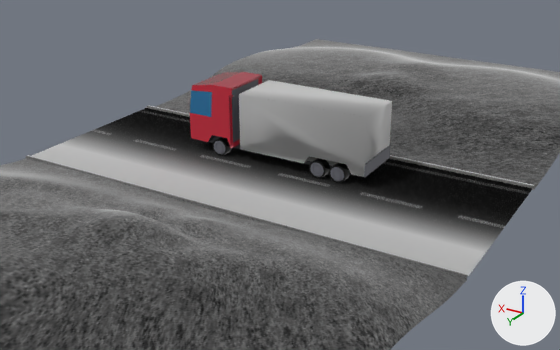
An edit to the Blender file models/kamion.blend, drawn before and after from the same camera.
Rendered twice from a 50 mm camera at (-12.74, 22.13, 10.23) aimed at (-0.62, 1.91, 0.13). Arrows for +X, +Y and +Z are at lower right; the lights stay in place.

The older version as bpy lines, for what is in view:
```python
me_kamion_002 = bpy.data.meshes.new('kamion.002')
me_kamion_002.from_pydata(...)  # 28 vertices, 18 faces; spans x -3.43..1.31, y -0.97..0.96, z -0.88..1.12
me_kamion_002.polygons.foreach_set('use_smooth', [True] * 18)
me_kamion_002.materials.append(mat_naklad)
me_kamion_005 = bpy.data.meshes.new('kamion.005')
me_kamion_005.from_pydata(...)  # 431 vertices, 322 faces, 4 loose edges; spans x -3.47..3.47, y -0.97..1.04, z -1.03..1.27
me_kamion_005.materials.append(mat_kamion_001)
me_plane_001 = bpy.data.meshes.new('Plane.001')
me_plane_001.from_pydata(...)  # 2178 vertices, 2048 faces; spans x -1.0..1.0, y -3.9..1.0, z 0.0..1.85
me_plane_001.polygons.foreach_set('use_smooth', [True] * 2048)
me_plane_001.materials.append(mat_terrain)
ob_kamion = bpy.data.objects.new('kamion', me_kamion_005)
ob_kamion.location = (0.09, 0.29, 1.29)
ob_kamion_naklad = bpy.data.objects.new('kamion_naklad', me_kamion_002)
ob_kamion_naklad.location = (0.09, 0.29, 1.29)
ob_kamion_terrain = bpy.data.objects.new('kamion_terrain', me_plane_001)
ob_kamion_terrain.location = (0.0, 12.29, -0.11)
ob_kamion_terrain.scale = (8.0, 7.38, 1.0)
ob_kamion_terrain.visible_diffuse = False
ob_kamion_terrain.visible_glossy = False
ob_kamion_terrain.visible_shadow = False
# also in view: 'kamion_kolesa_predne.002' at (-1.66, 0.28, 0.32); 'kamion_cesta' at (0.0, 1.61, -0.02)
```
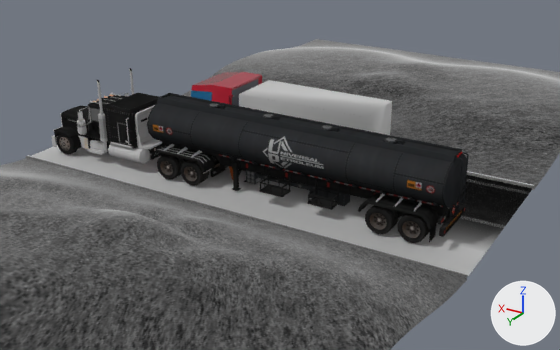
Edits to the bpy script that builds the scene:
```text
Add ob_ogre_kolesa_007:
    ob_ogre_kolesa_007 = bpy.data.objects.new('ogre_kolesa.007', me_drawcall_0847_005)  # 2152 vertices, 1080 faces; spans x -1.28..1.28, y -0.59..0.58, z -0.59..0.59; in mat_kolesa_zadne_001 (picture img_kolesa_zadne_001)
    ob_ogre_kolesa_007.location = (1.48, 3.11, 0.47)
    ob_ogre_kolesa_007.rotation_euler = (1.571, 0.0, 1.57)  # degrees (90, 0, 90)
    ob_ogre_kolesa_007.scale = (0.698, 0.698, 0.698)
Add ob_ogre_kolesa_003:
    ob_ogre_kolesa_003 = bpy.data.objects.new('ogre_kolesa.003', me_drawcall_0818_005)  # 1518 vertices, 828 faces; spans x -1.32..1.32, y -0.58..0.58, z -0.59..0.59; in mat_kolesa_single_003 (picture img_kolesa_single_003), mat_kolesa_single_002 (picture img_kolesa_single_002)
    ob_ogre_kolesa_003.location = (6.92, 3.2, 0.45)
    ob_ogre_kolesa_003.rotation_euler = (1.571, 0.0, 1.57)  # degrees (90, 0, 90)
    ob_ogre_kolesa_003.scale = (0.698, 0.698, 0.698)
Add ob_ogre_kolesa_002:
    ob_ogre_kolesa_002 = bpy.data.objects.new('ogre_kolesa.002', me_drawcall_0847_005)  # 2152 vertices, 1080 faces; spans x -1.28..1.28, y -0.59..0.58, z -0.59..0.59; in mat_kolesa_zadne_001 (picture img_kolesa_zadne_001)
    ob_ogre_kolesa_002.location = (2.44, 3.11, 0.47)
    ob_ogre_kolesa_002.rotation_euler = (1.571, 0.0, 1.57)  # degrees (90, 0, 90)
    ob_ogre_kolesa_002.scale = (0.698, 0.698, 0.698)
Add ob_ogre_kolesa_001:
    ob_ogre_kolesa_001 = bpy.data.objects.new('ogre_kolesa.001', me_drawcall_0847_005)  # 2152 vertices, 1080 faces; spans x -1.28..1.28, y -0.59..0.58, z -0.59..0.59; in mat_kolesa_zadne_001 (picture img_kolesa_zadne_001)
    ob_ogre_kolesa_001.location = (-6.05, 3.11, 0.47)
    ob_ogre_kolesa_001.rotation_euler = (1.571, 0.0, 1.57)  # degrees (90, 0, 90)
    ob_ogre_kolesa_001.scale = (0.698, 0.698, 0.698)
Add ob_ogre_kolesa_000:
    ob_ogre_kolesa_000 = bpy.data.objects.new('ogre_kolesa.000', me_drawcall_0847_005)  # 2152 vertices, 1080 faces; spans x -1.28..1.28, y -0.59..0.58, z -0.59..0.59; in mat_kolesa_zadne_001 (picture img_kolesa_zadne_001)
    ob_ogre_kolesa_000.location = (-5.06, 3.11, 0.47)
    ob_ogre_kolesa_000.rotation_euler = (1.571, 0.0, 1.57)  # degrees (90, 0, 90)
    ob_ogre_kolesa_000.scale = (0.698, 0.698, 0.698)
Add ob_ogre:
    ob_ogre = bpy.data.objects.new('ogre', me_drawcall_0794_006)  # 12308 vertices, 7703 faces; spans x -1.4..2.2, y 0.1..4.3, z -9.2..11.8; in mat_ogre_001 (picture img_ogre_001)
    ob_ogre.location = (-0.72, 2.93, 0.03)
    ob_ogre.rotation_euler = (1.571, 0.0, 1.57)  # degrees (90, 0, 90)
    ob_ogre.scale = (0.698, 0.698, 0.698)
```

Boxes [x1, y1, x2, y2] around the edits, measured in the pictures (560 x 350 px):
'ogre', added (black): after [52, 68, 469, 242]
'ogre_kolesa.000', added (black): after [365, 205, 406, 234]
'ogre_kolesa.001', added (black): after [397, 213, 441, 243]
'ogre_kolesa.007', added (black): after [180, 160, 228, 186]
'ogre_kolesa.002', added (black): after [157, 154, 185, 179]
'ogre_kolesa.003', added: after [57, 133, 77, 155]
'kamion', unchanged, covered by the edit: before [190, 72, 391, 177]; after [191, 72, 262, 106]
